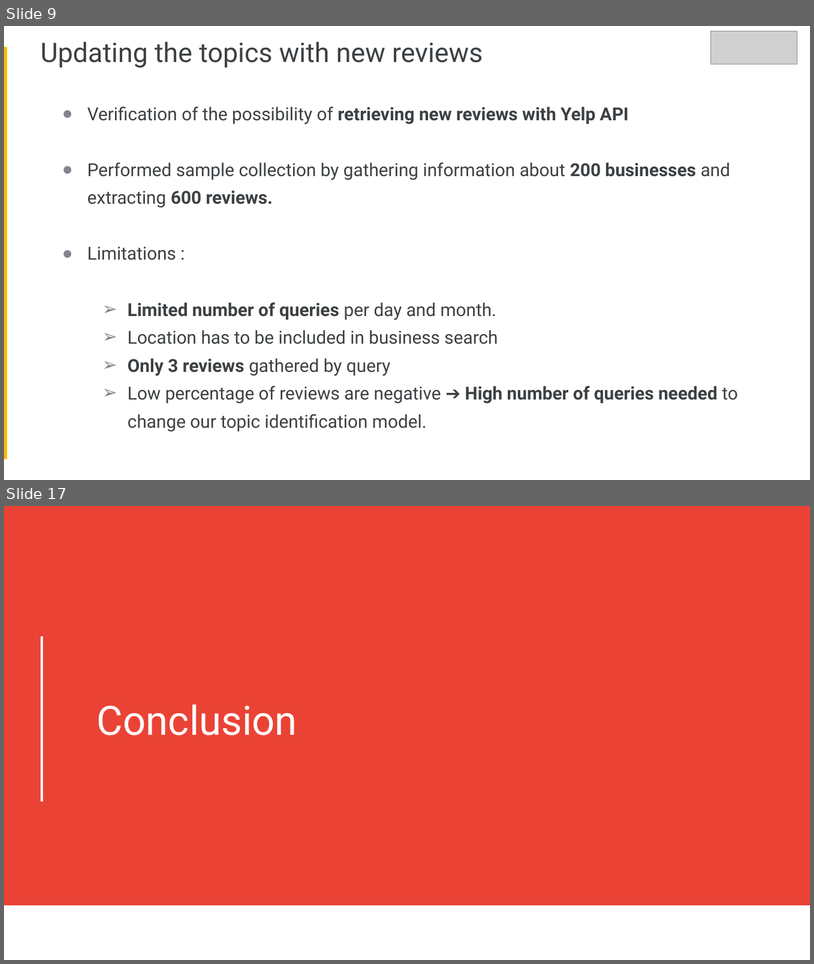
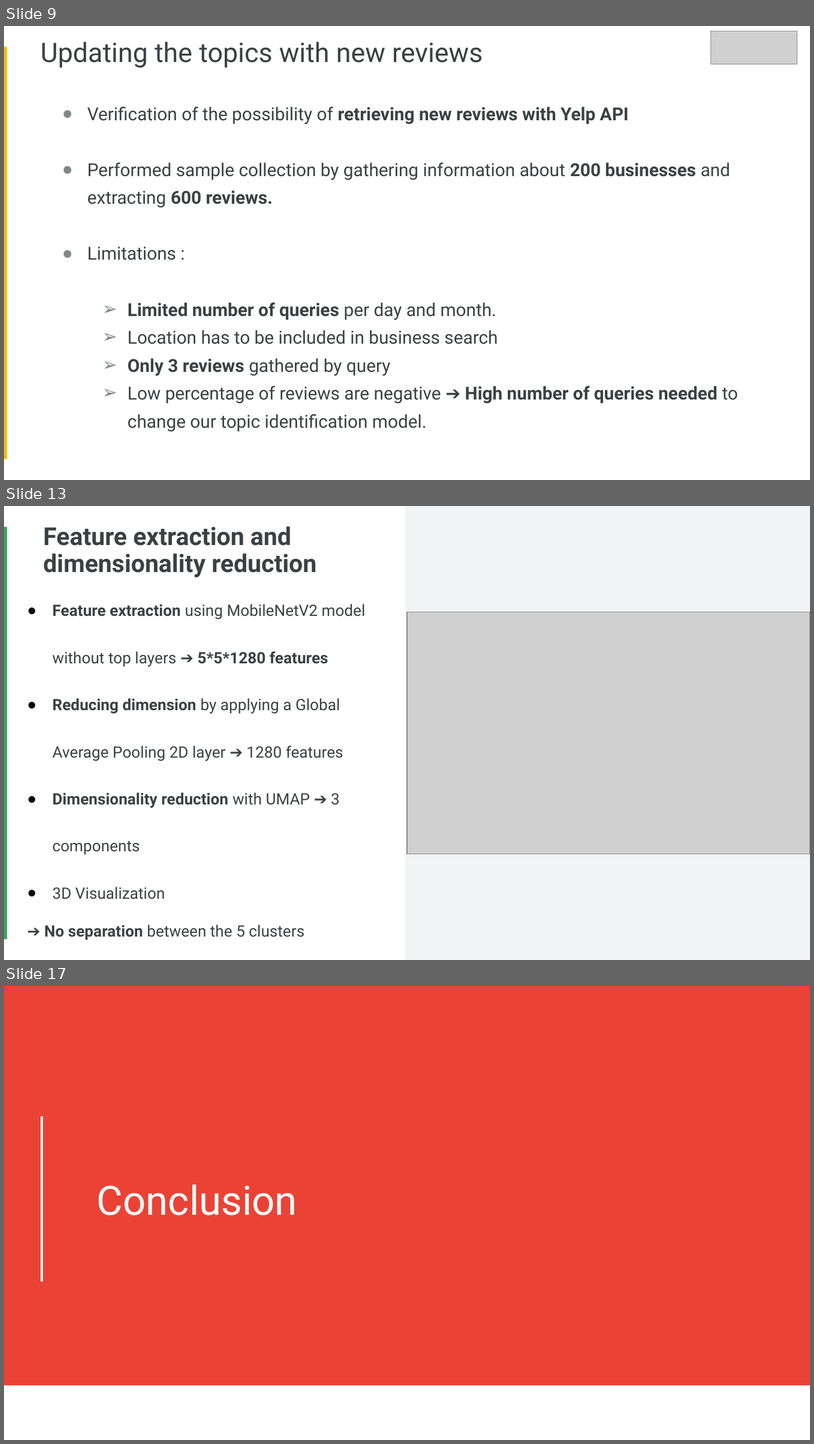
Before and after one commit to Faskill/Yelp-Reviews-Topic-Identification-and-Image-Classification, a slide deck: P6_03_Presentation.pptx. Shown one above the other, each under a label of ours: slides 9 and 17 before the commit, slides 9, 13 and 17 after it; the slides between them are not shown. The pictures are 814x964 and 814x1444 pixels, drawn with LibreOffice and Linux fonts; fonts in the diff are those of the drawing; grey boxes stand for pictures. Boxes give left, top, right and bottom in pixels: in the first picture for what was removed or moved away, otherwise in the second. Text is boxed around its words. In the diff, an @@ line names an element or a change of style, - is before the commit and + after.

```diff
--- a/P6_03_Presentation.pptx
+++ b/P6_03_Presentation.pptx
@@ slide 13 added at [4,506,810,960], background #FFFFFF @@
@@ rectangle added at [405,506,810,959], fill #F1F3F4 @@
@@ rectangle added at [4,527,7,939], fill #34A853 @@
@@ title added at [43,526,317,577], 22 pt, text #3C4043, bold @@
+Feature extraction and dimensionality reduction
@@ text added at [44,604,366,940], 14 pt, text #3C4043 @@
+● Feature extraction using MobileNetV2 model without top layers ➔ 5*5*1280 features
+● Reducing dimension by applying a Global Average Pooling 2D layer ➔ 1280 features
+● Dimensionality reduction with UMAP ➔ 3 components
+● 3D Visualization
+➔ No separation between the 5 clusters
@@ picture added at [407,612,810,853] @@
```
Also in this commit, not shown: 6 slides changed, 5 other slides added, 6 slides removed.
